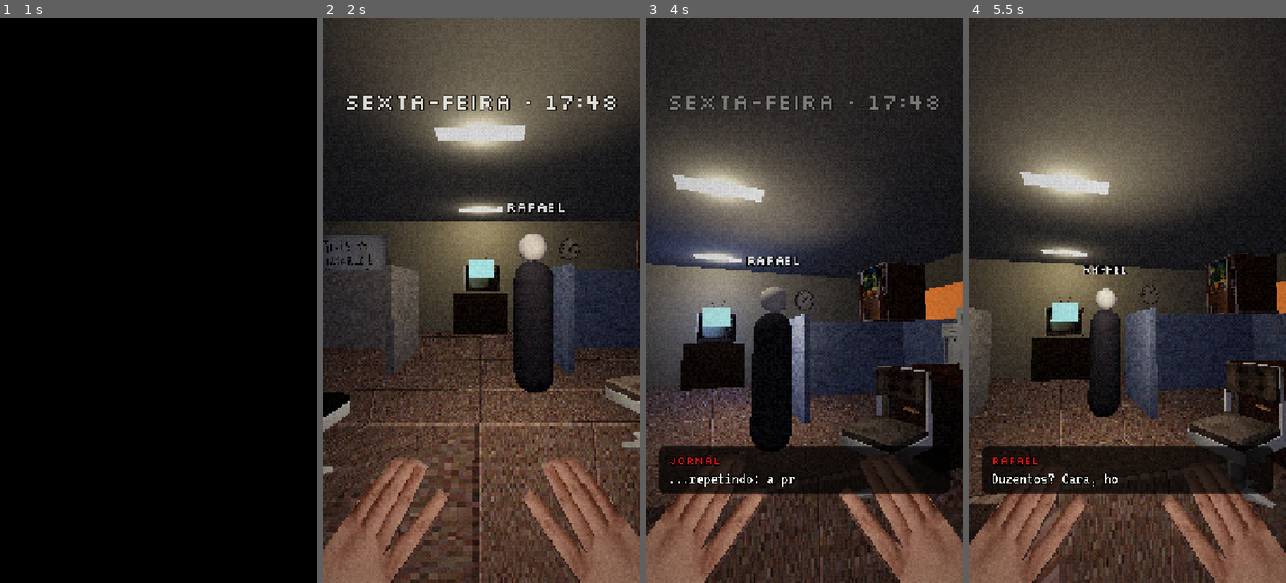
Above: before the commit, frames 1-4 (left to right).
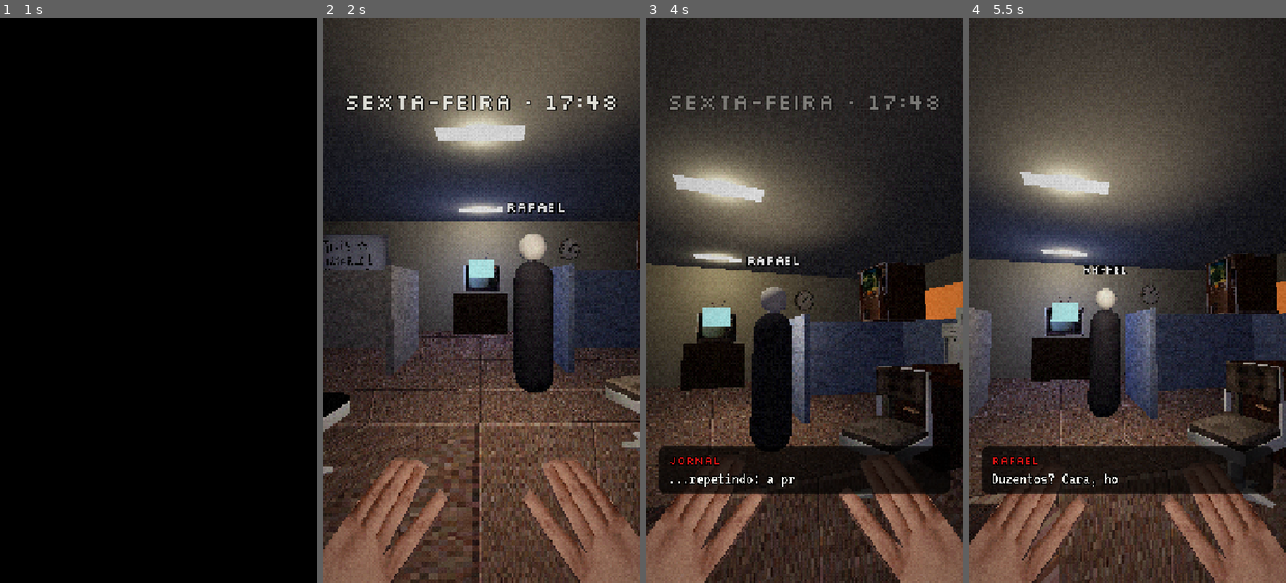
Above: after the commit, the same moments.

Repository: motathi/terror_game
Game: Godot game, scene res://scenes/main_menu.tscn
Same seed, same stepped clock (60 frames per second), same inputs: the game is played once before the commit and once after it.
Inputs (mouse positions are in pixels of both pictures, inside the frame that each line leads up to):
- Up to frame 1 (1 s): click "JOGAR" at 0.5 s
- Up to frame 2 (2 s): tap Enter (ui_accept) at 1.25, 1.52 s; move the mouse to (551, 272) at 1.27 s; hold Right (ui_right) from 1.28 s (still down); click (551, 272) at 1.42 s
- Up to frame 3 (4 s): release Right (ui_right) at 2 s; drag from (741, 328) to (788, 413) at 2.02 s; move the mouse to (836, 176) at 2.77 s; hold Right (ui_right) 2.78-3.5 s; drag from (788, 413) to (709, 215) at 3.52 s
- Up to frame 4 (5.5 s): move the mouse to (1222, 385) at 4.27 s; hold Left (ui_left) 4.28-5 s; tap Enter (ui_accept) at 4.52 s; drag from (1032, 215) to (1079, 159) at 5.02 s

Frame 1 is identical in both runs. In frame 2, 5.4% of the frame differs, in the area x 24-75%, y 27-60%; in frame 3, 6.5%; in frame 4, 6.9%, in the area x 1-55%, y 35-70%.

Commit message:
Zumbi: porta de vidro de verdade no escritório, câmera fixa na escada do Rastejante, vidro do hospital mais claro
Co-Authored-By: Claude Opus 5.5 <noreply@anthropic.com>
Claude-Session: https://claude.ai/code/session_01BRBsijJUpArFHXiZDYghN5

Diff:
--- a/game/scripts/stage/locations.gd
+++ b/game/scripts/stage/locations.gd
@@ -81,7 +81,20 @@
 			prop(root, OFF + "carpet_floor/floor_2x2.glb", Vector3(x, 0, z), 0, 1, Vector3(2, 0.02, 2))
 	box(root, Vector3(12, 0.1, 12), Vector3(0, 3.0, -4), Color(0.55, 0.55, 0.52))
 	box(root, Vector3(12, 3.0, 0.2), Vector3(0, 1.5, -7.0), Color(0.62, 0.6, 0.52))
-	box(root, Vector3(0.2, 3.0, 12), Vector3(-5.0, 1.5, -4), Color(0.6, 0.58, 0.5))
+	# parede da esquerda com a porta de vidro do andar (onde eles batem à noite)
+	var wc := Color(0.6, 0.58, 0.5)
+	box(root, Vector3(0.2, 3.0, 6.8), Vector3(-5.0, 1.5, -6.6), wc)
+	box(root, Vector3(0.2, 3.0, 3.8), Vector3(-5.0, 1.5, 0.1), wc)
+	box(root, Vector3(0.2, 0.7, 1.4), Vector3(-5.0, 2.65, -2.5), wc)
+	var glass := box(root, Vector3(0.04, 2.3, 1.36), Vector3(-4.95, 1.15, -2.5), Color(0.28, 0.34, 0.38), 0.05)
+	glass.transparency = 0.7
+	for zz in [-3.2, -1.8]:
+		box(root, Vector3(0.12, 2.3, 0.06), Vector3(-4.95, 1.15, zz), Color(0.3, 0.3, 0.32))
+	box(root, Vector3(0.12, 0.06, 1.4), Vector3(-4.95, 1.2, -2.5), Color(0.3, 0.3, 0.32))  # barra
+	box(root, Vector3(4.0, 0.1, 3.0), Vector3(-7.0, 0.0, -2.5), Color(0.25, 0.24, 0.22))  # corredor lá fora
+	box(root, Vector3(0.2, 3.0, 3.0), Vector3(-8.8, 1.5, -2.5), Color(0.35, 0.34, 0.3))
+	var hall := omni(root, Vector3(-6.8, 2.4, -2.5), Color(1.0, 0.25, 0.15) if dark else Color(1.0, 0.95, 0.85), 1.0, 4.0)
+	hall.add_child(Flicker.new(0.8, 7.0))
 	box(root, Vector3(0.2, 3.0, 12), Vector3(5.0, 1.5, -4), Color(0.6, 0.58, 0.5))
 	# janelas com a cidade lá fora (fim de tarde / noite)
 	var sky := Color(0.9, 0.45, 0.25) if not dark else Color(0.05, 0.06, 0.12)
@@ -275,11 +288,12 @@
 		box(root, Vector3(0.8, 0.08, 1.9), Vector3(1.6, 0.8, z), Color(0.8, 0.8, 0.78))  # maca
 		box(root, Vector3(0.7, 0.05, 1.7), Vector3(1.6, 0.86, z), Color(0.55, 0.1, 0.08))  # lençol sujo
 	var fluo := omni(root, Vector3(0, 2.8, -7.5), Color(0.6, 1.0, 0.7), 1.6, 7.0)
+	omni(root, Vector3(0.4, 2.2, -5.2), Color(0.85, 0.95, 1.0), 1.3, 3.2)  # luz de quem fala atrás do vidro
 	fluo.add_child(Flicker.new(0.9, 9.0))
 	# portas de vidro (sujas de sangue) com corrente e cadeado em X
 	for sx in [-0.62, 0.62]:
-		var g := box(root, Vector3(1.2, 2.3, 0.04), Vector3(sx, 1.15, -4.3), Color(0.12, 0.16, 0.18), 0.05)
-		g.transparency = 0.45
+		var g := box(root, Vector3(1.2, 2.3, 0.04), Vector3(sx, 1.15, -4.3), Color(0.3, 0.38, 0.4), 0.05)
+		g.transparency = 0.78
 		box(root, Vector3(1.24, 0.06, 0.07), Vector3(sx, 2.3, -4.3), Color(0.55, 0.55, 0.55))
 		box(root, Vector3(0.06, 2.3, 0.07), Vector3(sx + 0.6, 1.15, -4.3), Color(0.55, 0.55, 0.55))
 	for i in 5:  # mãos de sangue no vidro
--- a/game/story/cap1_surto.json
+++ b/game/story/cap1_surto.json
@@ -5303,6 +5303,18 @@
      "anim": "Idle"
     }
    },
+   "camera": {
+    "pos": [
+     0,
+     -0.1,
+     -4.2
+    ],
+    "olhar": [
+     0.1,
+     -1.8,
+     -5.1
+    ]
+   },
    "acoes": [
     {
      "t": 0,
@@ -5310,8 +5322,8 @@
      "who": "rastejante",
      "para": [
       0.1,
-      -1.95,
-      -5.3
+      -2.15,
+      -5.0
      ],
      "dur": 0.01
     },
@@ -5325,9 +5337,9 @@
      "acao": "mover",
      "who": "rafael",
      "para": [
-      0.9,
-      -1.0,
-      -3.4
+      0.8,
+      -1.94,
+      -4.6
      ],
      "dur": 0.01
     }
@@ -5344,8 +5356,8 @@
        "acao": "camera_olhar",
        "olhar": [
         0.1,
-        -1.7,
-        -5.0
+        -1.9,
+        -4.8
        ],
        "dur": 0.25
       },
@@ -5405,8 +5417,8 @@
        "acao": "camera_olhar",
        "olhar": [
         0.1,
-        -1.7,
-        -5.0
+        -1.9,
+        -4.8
        ],
        "dur": 0.3
       }
@@ -5463,6 +5475,18 @@
   },
   "escada_solta": {
    "location": "escada",
+   "camera": {
+    "pos": [
+     0,
+     -0.1,
+     -4.2
+    ],
+    "olhar": [
+     0.1,
+     -1.8,
+     -5.1
+    ]
+   },
    "cast": {
     "center": {
      "char": "rastejante",
@@ -5480,8 +5504,8 @@
      "who": "rastejante",
      "para": [
       0.1,
-      -1.95,
-      -5.3
+      -2.15,
+      -5.0
      ],
      "dur": 0.01
     },
@@ -5554,6 +5578,18 @@
   },
   "escada_mordida": {
    "location": "escada",
+   "camera": {
+    "pos": [
+     0,
+     -0.1,
+     -4.2
+    ],
+    "olhar": [
+     0.1,
+     -1.8,
+     -5.1
+    ]
+   },
    "music": "perseguicao",
    "cast": {
     "center": {
@@ -5576,8 +5612,8 @@
      "who": "rastejante",
      "para": [
       0.1,
-      -1.95,
-      -5.3
+      -2.15,
+      -5.0
      ],
      "dur": 0.01
     },
@@ -5654,6 +5690,18 @@
   },
   "braco_escada": {
    "location": "escada",
+   "camera": {
+    "pos": [
+     0,
+     -0.1,
+     -4.2
+    ],
+    "olhar": [
+     0.1,
+     -1.8,
+     -5.1
+    ]
+   },
    "cast": {
     "right": {
      "char": "rafael",
@@ -5667,10 +5715,15 @@
      "who": "rafael",
      "para": [
       0.6,
-      -1.0,
-      -3.0
+      -1.94,
+      -4.6
      ],
      "dur": 0.01
+    },
+    {
+     "t": 0,
+     "acao": "olhar_camera",
+     "who": "rafael"
     }
    ],
    "lines": [
@@ -5691,10 +5744,23 @@
        "acao": "camera_olhar",
        "olhar": [
         -1.2,
-        0.2,
-        -3.6
+        -0.7,
+        -4.9
        ],
        "dur": 0.6
+      },
+      {
+       "t": 1.9,
+       "acao": "texto3d",
+       "id": "machado",
+       "texto": "INCÊNDIO",
+       "pos": [
+        -1.18,
+        -0.5,
+        -4.9
+       ],
+       "tamanho": 20,
+       "cor": "#ff3020"
       }
      ]
     },
@@ -5707,9 +5773,9 @@
        "t": 0,
        "acao": "camera_olhar",
        "olhar": [
-        -0.25,
-        -0.6,
-        -0.6
+        -0.3,
+        -1.0,
+        -4.8
        ],
        "dur": 0.6
       },
